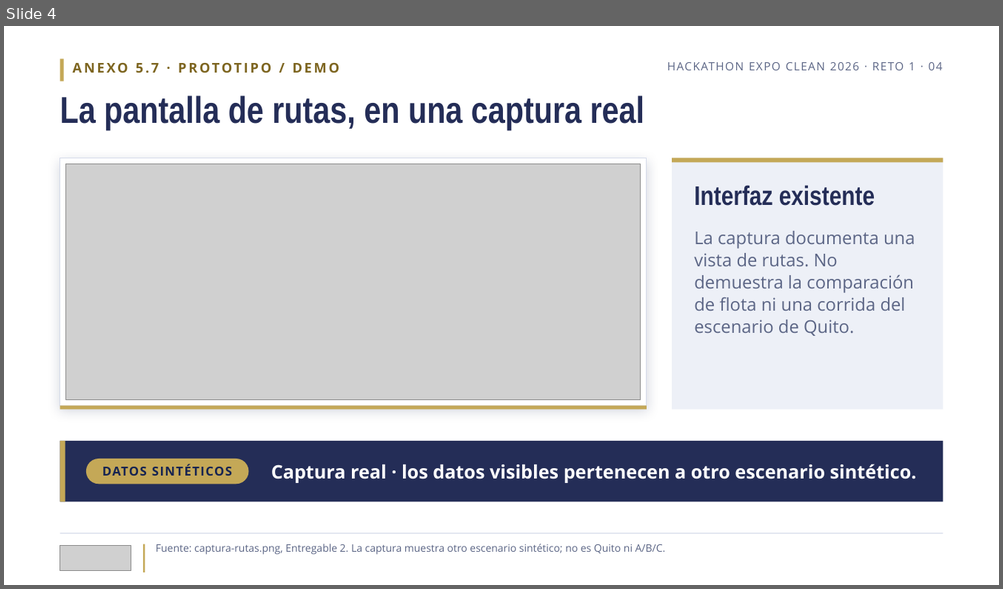
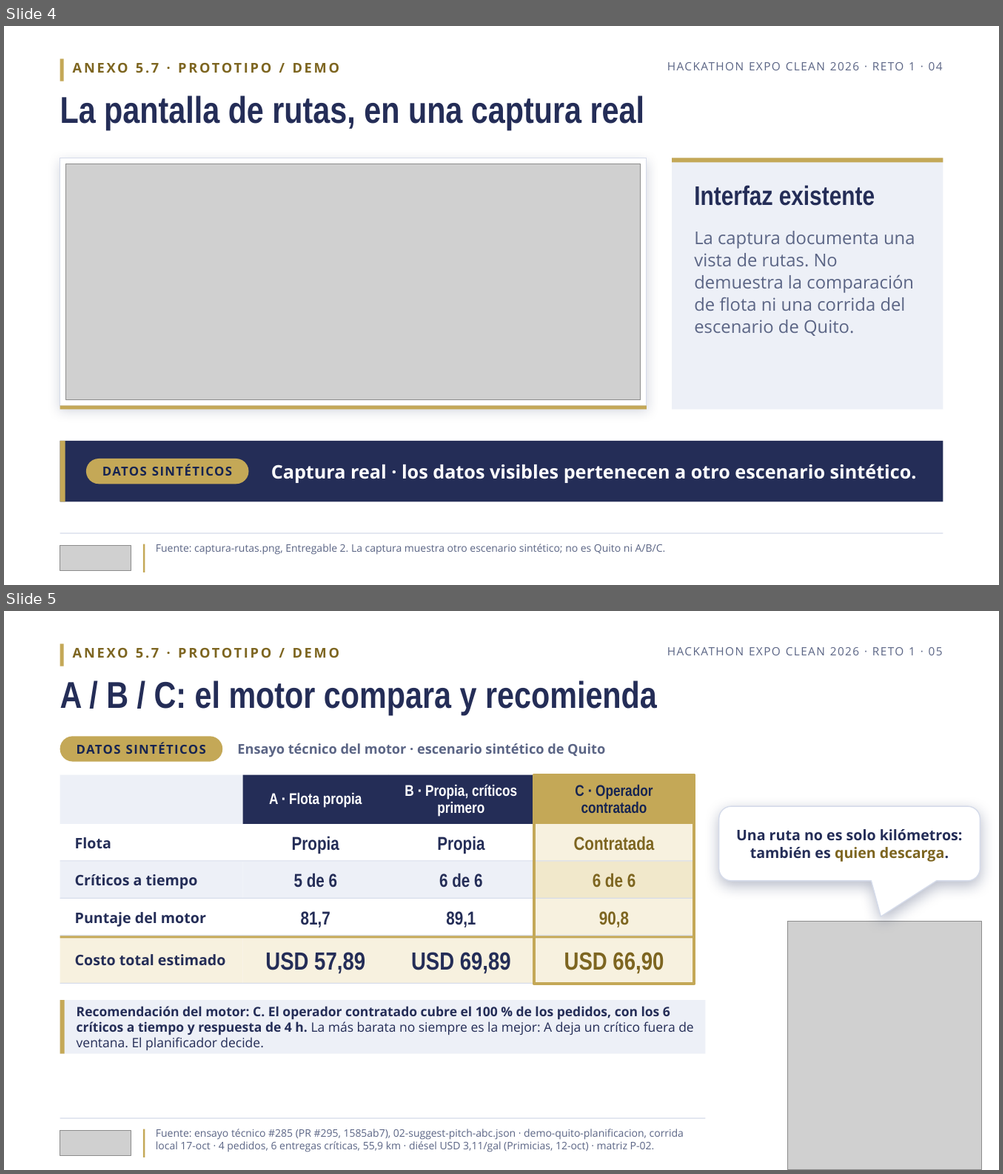
Before and after one commit to bryancito1090/istpetdev-platform, a slide deck: docs/specs/006-validacion-pitch-entrega/materiales/pitch-v3.pptx. Shown one above the other, each under a label of ours: slide 4 before the commit, slides 4 and 5 after it. The pictures are 1003x589 and 1003x1174 pixels, drawn with LibreOffice and Linux fonts; fonts in the diff are those of the drawing; grey boxes stand for pictures. Boxes give left, top, right and bottom in pixels: in the first picture for what was removed or moved away, otherwise in the second. Text is boxed around its words. In the diff, an @@ line names an element or a change of style, - is before the commit and + after.

```diff
--- a/docs/specs/006-validacion-pitch-entrega/materiales/pitch-v3.pptx
+++ b/docs/specs/006-validacion-pitch-entrega/materiales/pitch-v3.pptx
@@ slide 5 added at [4,611,999,1170], background #FFFFFF @@
@@ rectangle added at [60,644,64,667], fill #C4A857 @@
@@ text added at [73,648,340,658], 13 pt, text #7D6520, bold @@
+ANEXO 5.7 · PROTOTIPO / DEMO
@@ text added at [667,647,942,655], 11 pt, text #5B6585 @@
+HACKATHON EXPO CLEAN 2026 · RETO 1 · 05
@@ text added at [60,681,657,715], 36 pt, text #242D57, bold @@
+A / B / C: el motor compara y recomienda
@@ rounded rectangle added at [60,736,222,762], fill #C4A857 @@
@@ text added at [77,742,206,754], 12 pt, text #162451, bold @@
+DATOS SINTÉTICOS
@@ text added at [237,743,605,758], 13 pt, text #5B6585, bold @@
+Ensayo técnico del motor · escenario sintético de Quito
@@ rectangle added at [534,775,694,984], outline #C4A857 3 pt @@
@@ group added at [60,775,694,824]: 4 rectangles, 3 texts @@
+A · Flota propia
+B · Propia, críticos primero
+C · Operador contratado
@@ rounded speech box added at [719,806,980,881], fill #FFFFFF, outline #D5DBEA 1 pt, 14 pt, text #242D57, bold @@
+Una ruta no es solo kilómetros: también es quien descarga.
@@ group added at [60,824,694,862]: 5 rectangles, 4 texts @@
+Flota
+Propia
+Propia
+Contratada
@@ group added at [60,862,694,899]: 5 rectangles, 4 texts @@
+Críticos a tiempo
+5 de 6
+6 de 6
+6 de 6
@@ picture added at [788,921,982,1170] @@
@@ group added at [60,899,694,937]: 5 rectangles, 4 texts @@
+Puntaje del motor
+81,7
+89,1
+90,8
@@ group added at [60,937,694,984]: 6 rectangles, 4 texts @@
+Costo total estimado
+USD 57,89
+USD 69,89
+USD 66,90
@@ rectangle added at [60,1000,706,1054], fill #EDF0F7 @@
@@ rectangle added at [60,1000,65,1054], fill #C4A857 @@
@@ text added at [77,1006,693,1051], 12.5 pt, text #242D57, bold @@
+Recomendación del motor: C. El operador contratado cubre el 100 % de los pedidos, con los 6 críticos a tiempo y respuesta de 4 h. La más barata no siempre es la mejor: A deja un crítico fuera de ventana. El planificador decide.
@@ rectangle added at [60,1119,706,1119], fill #D5DBEA @@
@@ picture added at [60,1131,131,1156] @@
@@ rectangle added at [143,1130,145,1158], fill #C4A857 @@
@@ text added at [156,1129,683,1153], 10 pt, text #5B6585 @@
+Fuente: ensayo técnico #285 (PR #295, 1585ab7), 02-suggest-pitch-abc.json · demo-quito-planificacion, corrida local 17-oct · 4 pedidos, 6 entregas críticas, 55,9 km · diésel USD 3,11/gal (Primicias, 12-oct) · matriz P-02.
```
Also in this commit, not shown: 2 slides changed, 1 slide removed, 10 other files.
